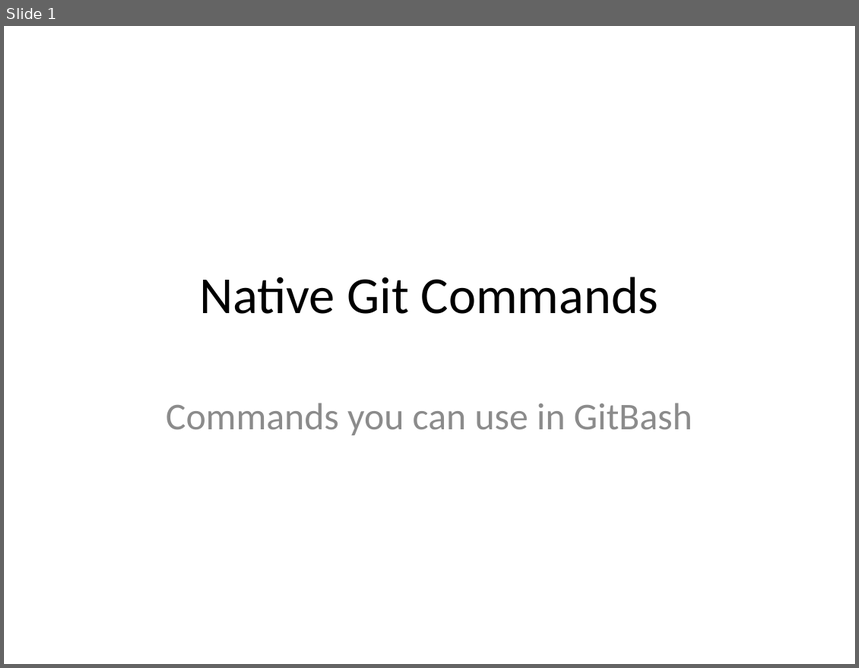
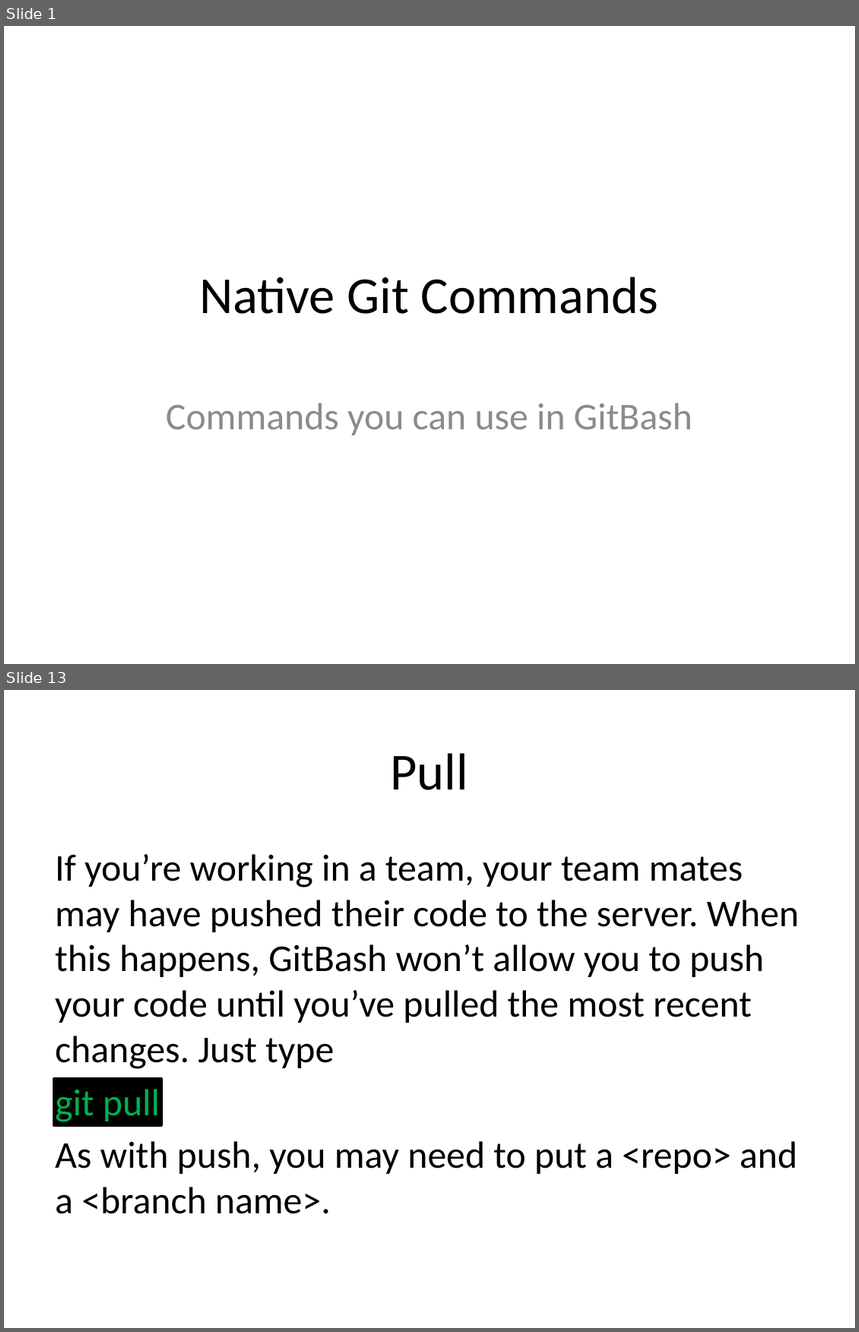
Before and after one commit to JaceTan/programming-notes, a slide deck: Native Git Commands.pptx. Shown one above the other, each under a label of ours: slide 1 before the commit, slides 1 and 13 after it; the slides between them are not shown. The pictures are 859x668 and 859x1332 pixels, drawn with LibreOffice and Linux fonts; fonts in the diff are those of the drawing. Boxes give left, top, right and bottom in pixels: in the first picture for what was removed or moved away, otherwise in the second. Text is boxed around its words. In the diff, an @@ line names an element or a change of style, - is before the commit and + after.

Commit message:
changed the titles within the ppt files

```diff
--- a/Native Git Commands.pptx
+++ b/Native Git Commands.pptx
@@ slide 13 added at <box>4,690,855,1328</box>, background #FFFFFF @@
@@ title added at <box>391,753,469,790</box>, 44 pt, text #000000 @@
+Pull
@@ text added at <box>55,854,799,1214</box>, 32 pt, text #000000 @@
+If you’re working in a team, your team mates may have pushed their code to the server. When this happens, GitBash won’t allow you to push your code until you’ve pulled the most recent changes. Just type
+git pull
+As with push, you may need to put a <repo> and a <branch name>.
@@ rectangle added at <box>54,1079,161,1125</box>, fill #000000, outline #000000 2 pt @@
```
Also in this commit, not shown: 1 slide changed, 12 other slides added, 4 slides removed, 4 other files.
